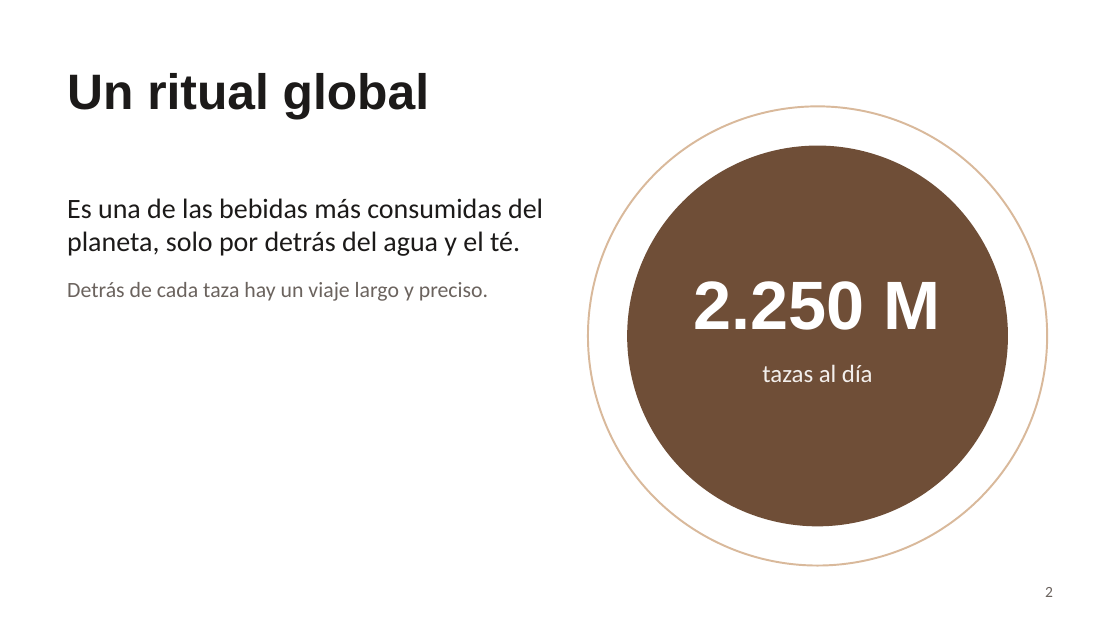
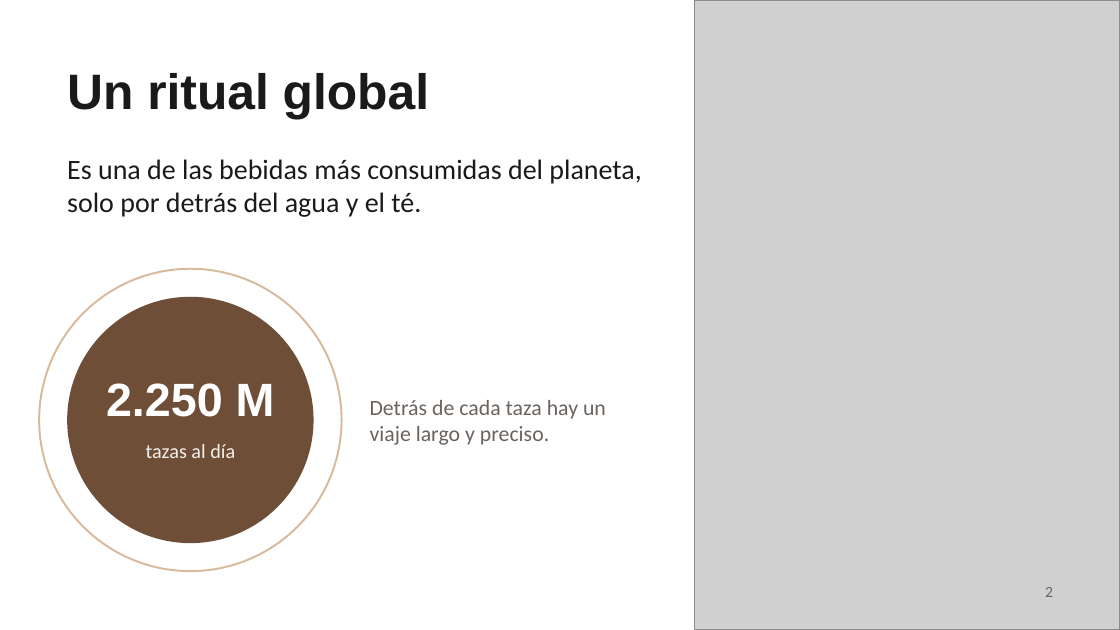
Before and after one commit to JhansLazo/Anuska, a slide deck: slide 2 of presentacion-cafe.pptx. Drawn at 1120x630 pixels with LibreOffice and Linux fonts; fonts in the diff are those of the drawing; grey boxes stand for pictures. Boxes give left, top, right and bottom in pixels: in the first picture for what was removed or moved away, otherwise in the second. Text is boxed around its words. In the diff, an @@ line names an element or a change of style, - is before the commit and + after.

```diff
--- a/presentacion-cafe.pptx
+++ b/presentacion-cafe.pptx
@@ picture added at <box>694,0,1120,629</box> @@
@@ ellipse removed at <box>588,106,1047,566</box> @@
@@ ellipse removed at <box>627,146,1008,526</box> @@
@@ text "Es una de las bebidas ...": place and size @@
-text "Es una de las bebidas ..." at <box>67,198,543,301</box>
+text "Es una de las bebidas ..." at <box>67,159,641,217</box>
@@ text "Es una de las bebidas ..." at <box>67,159,641,217</box>: less space between paragraphs @@
@@ ellipse added at <box>39,269,342,571</box>, outline #D9B99B 1.25 pt @@
@@ text at <box>67,282,488,301</box>: paragraph removed @@
-Detrás de cada taza hay un viaje largo y preciso.
@@ ellipse added at <box>67,297,314,543</box>, fill #6F4E37 @@
@@ text "2.250 M": place and size @@
-text "2.250 M" at <box>694,281,941,330</box>
+text "2.250 M" at <box>106,383,275,417</box>
@@ text "2.250 M" at <box>106,383,275,417</box>: size 44 to 30 pt @@
@@ text added at <box>370,400,606,445</box>, 14 pt, text #6B635E @@
+Detrás de cada taza hay un viaje largo y preciso.
@@ text "tazas al día": place and size @@
-text "tazas al día" at <box>762,364,873,382</box>
+text "tazas al día" at <box>146,444,235,458</box>
@@ text "tazas al día" at <box>146,444,235,458</box>: size 16 to 13 pt @@
```
Also in this commit, not shown: 5 other slides changed.
